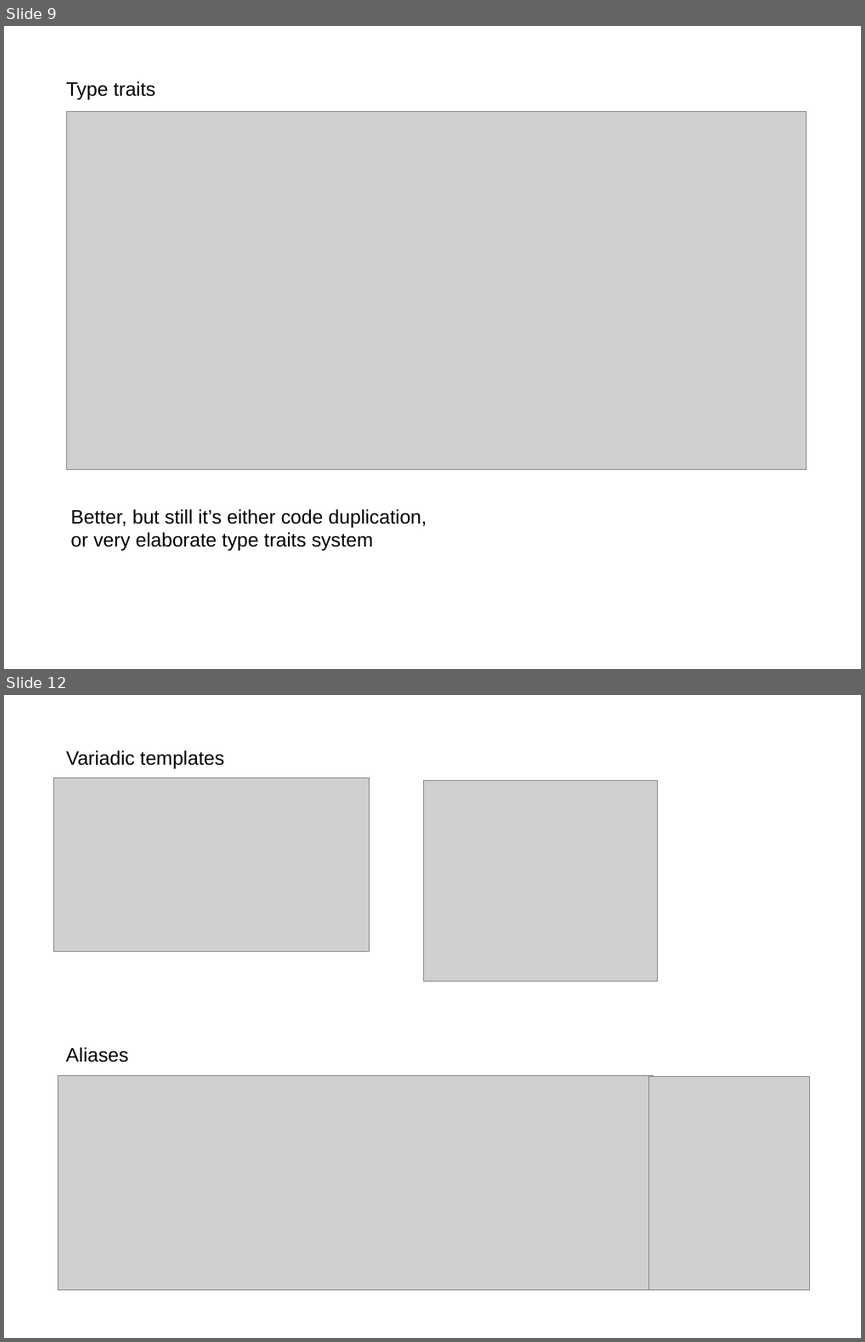
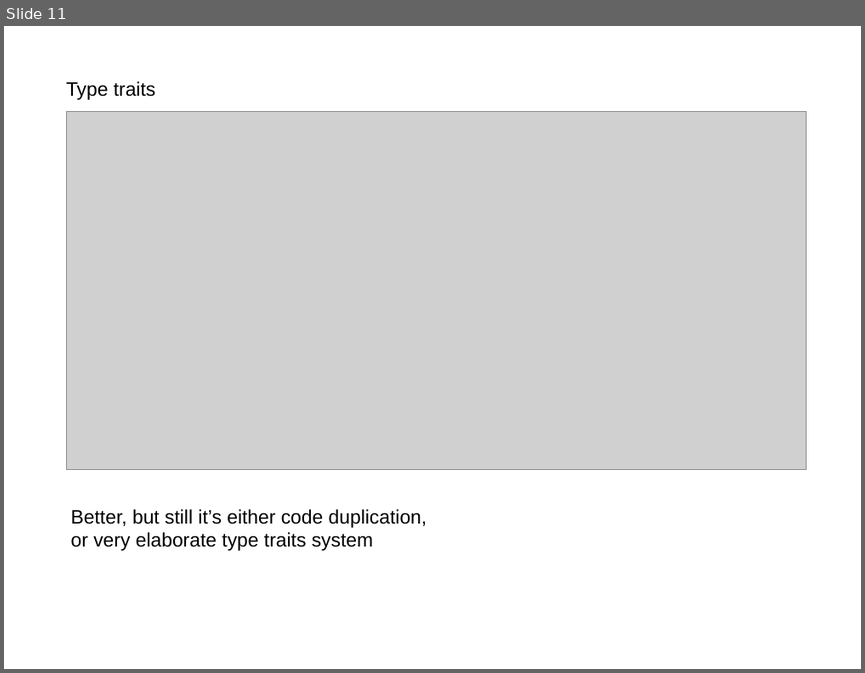
Before and after one commit to akalenuk/templates-experiments, a slide deck: templates.odp. Shown one above the other, each under a label of ours: slides 9 and 12 before the commit, slide 11 after it; the slides between them are not shown. The pictures are 865x1342 and 865x673 pixels, drawn with LibreOffice and Linux fonts; fonts in the diff are those of the drawing; grey boxes stand for pictures. Boxes give left, top, right and bottom in pixels: in the first picture for what was removed or moved away, otherwise in the second. Text is boxed around its words. In the diff, an @@ line names an element or a change of style, - is before the commit and + after.

Commit message:
variadic and partial specialization

```diff
--- a/templates.odp
+++ b/templates.odp
@@ slide 12 removed at (4, 695, 861, 1338), background #FFFFFF @@
@@ text removed at (66, 750, 224, 769) @@
-Variadic templates
@@ picture removed at (54, 778, 370, 952) @@
@@ picture removed at (424, 781, 658, 981) @@
@@ text removed at (66, 1047, 129, 1062) @@
-Aliases
@@ picture removed at (58, 1076, 654, 1290) @@
@@ picture removed at (649, 1076, 811, 1290) @@
@@ what was slide 9 is now slide 11 @@
```
Also in this commit, not shown: 2 slides changed, 4 slides added, 1 other slide removed, 3 other files.
